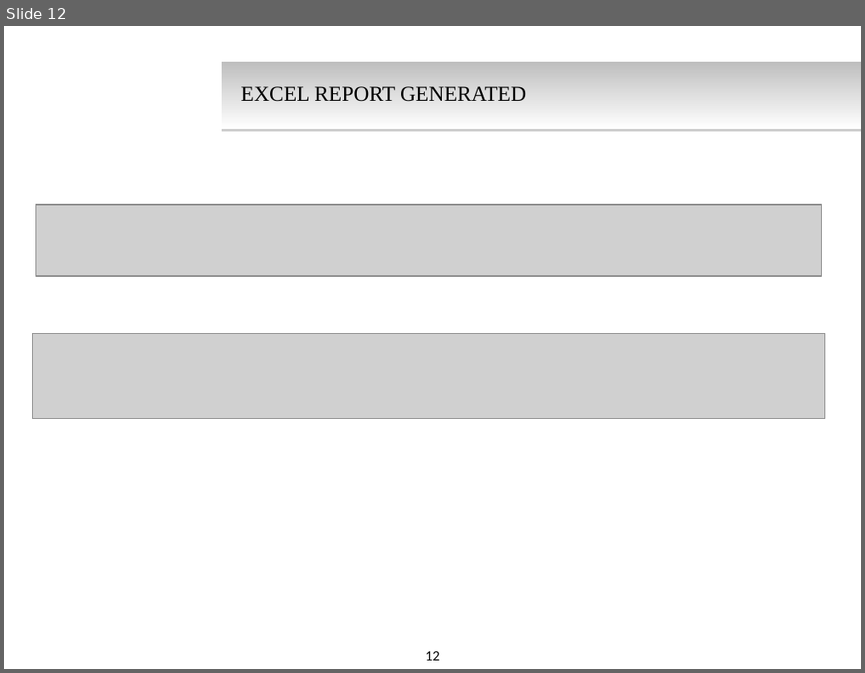
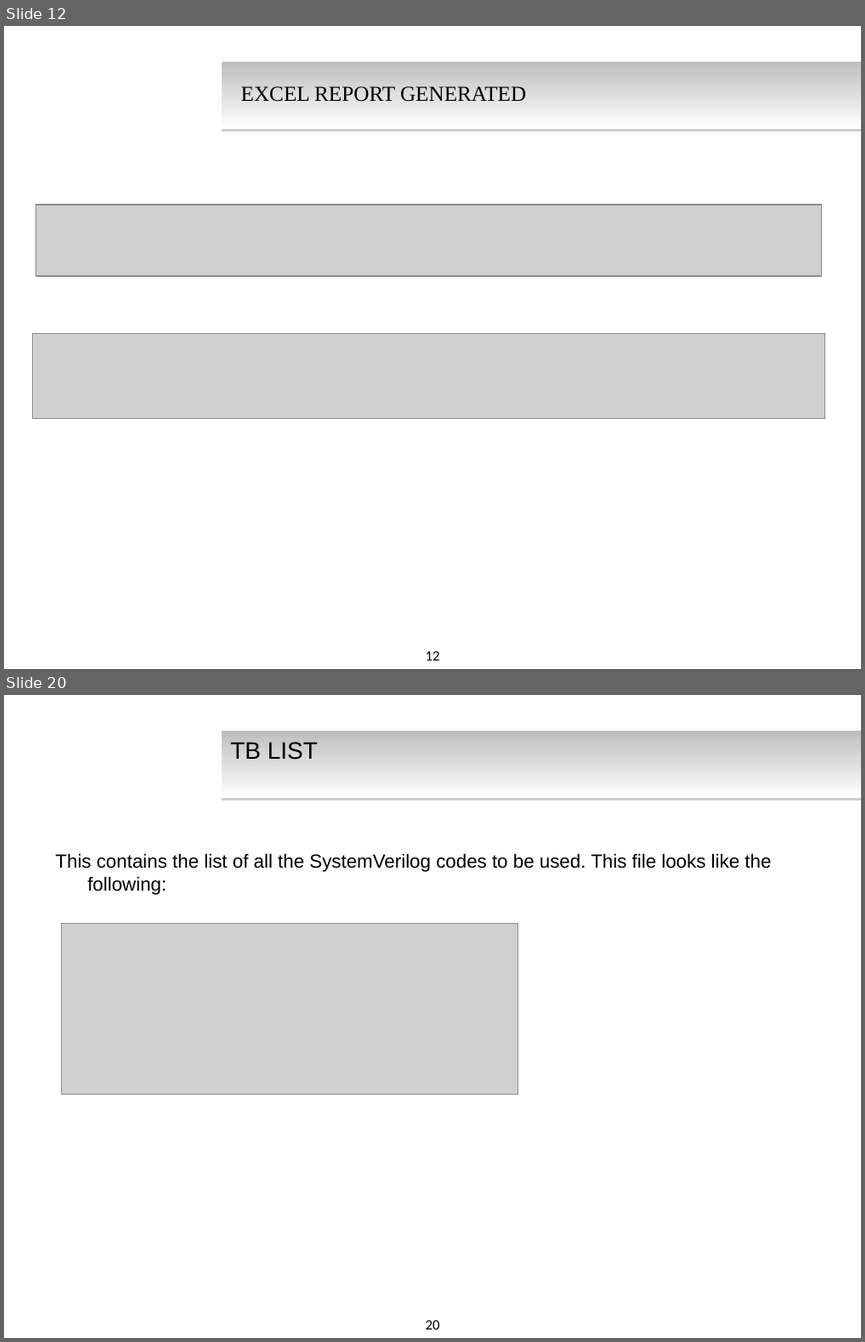
Before and after one commit to keshav009/test-repo, a slide deck: Presentation_final.pptx. Shown one above the other, each under a label of ours: slide 12 before the commit, slides 12 and 20 after it; the slides between them are not shown. The pictures are 865x673 and 865x1342 pixels, drawn with LibreOffice and Linux fonts; fonts in the diff are those of the drawing; grey boxes stand for pictures; background and template pictures are left out. Boxes give left, top, right and bottom in pixels: in the first picture for what was removed or moved away, otherwise in the second. Text is boxed around its words. In the diff, an @@ line names an element or a change of style, - is before the commit and + after.

```diff
--- a/Presentation_final.pptx
+++ b/Presentation_final.pptx
@@ slide 20 added at (4,695,861,1338), background #FFFFFF; not listed: 2 template elements that a slide beside it also shows @@
@@ title added at (230,742,318,760), 20 pt, text #000000 @@
+TB LIST
@@ text added at (55,853,771,895), 16 pt, text #000000 @@
+This contains the list of all the SystemVerilog codes to be used. This file looks like the following:
@@ picture added at (62,924,518,1095) @@
```
Also in this commit, not shown: 3 slides changed, 6 other slides added, 1 slide removed.
